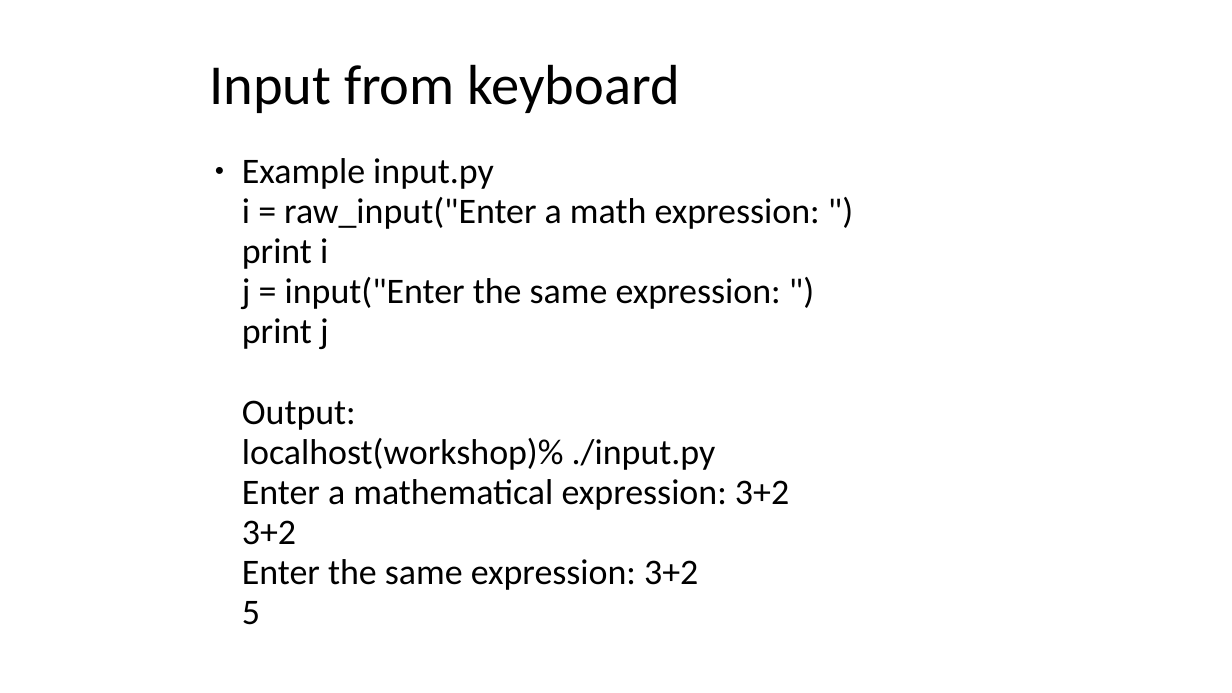
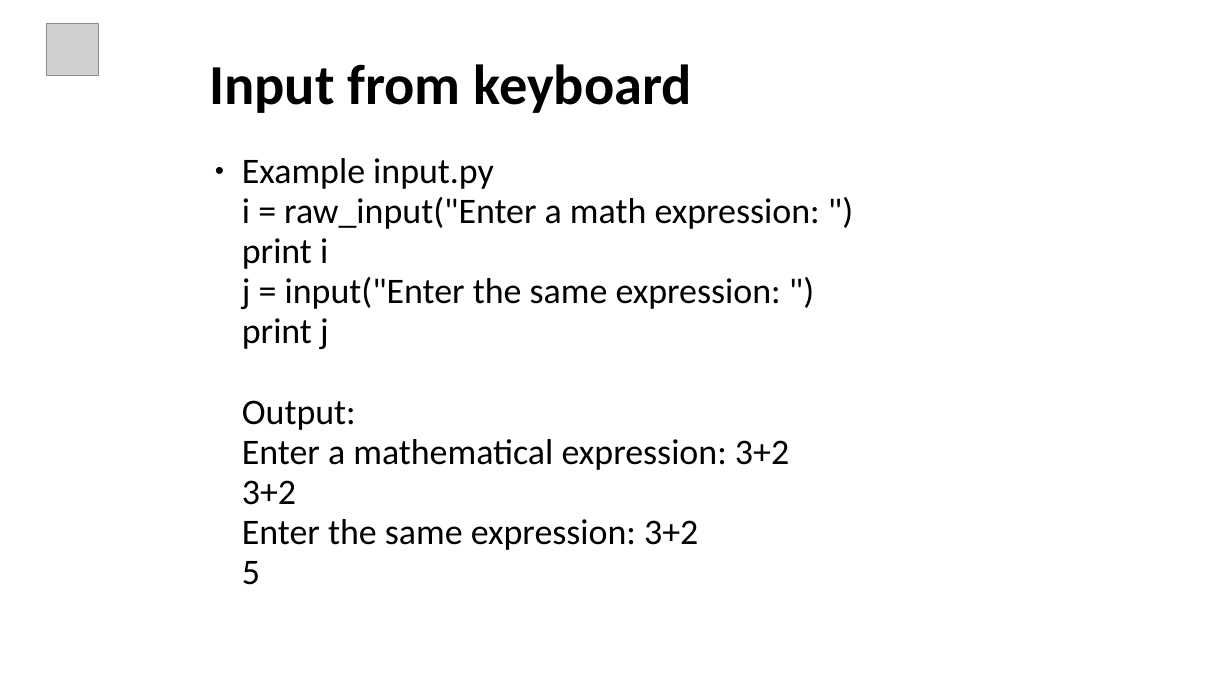
Before and after one commit to ankitagrawal579/Python, a slide deck: slide 30 of Python Ppt.pptx (slide 27 before the commit). Drawn at 1232x693 pixels with LibreOffice and Linux fonts; fonts in the diff are those of the drawing; grey boxes stand for pictures. Boxes give left, top, right and bottom in pixels: in the first picture for what was removed or moved away, otherwise in the second. Text is boxed around its words. In the diff, an @@ line names an element or a change of style, - is before the commit and + after.

```diff
--- a/Python Ppt.pptx
+++ b/Python Ppt.pptx
@@ picture added at (x1=46, y1=23, x2=98, y2=75) @@
@@ title "Input from keyboard" at (x1=209, y1=64, x2=692, y2=113): bold on @@
@@ text at (x1=242, y1=158, x2=820, y2=585): text changed @@
-● Example input.py
-  i = raw_input("Enter a math expression: ")
-  print i
-  j = input("Enter the same expression: ")
-  print j
-  Output:
-  localhost(workshop)% ./input.py
-  Enter a mathematical expression: 3+2
-  3+2
-  Enter the same expression: 3+2
-  5
+● Example input.py
+  i = raw_input("Enter a math expression: ")
+  print i
+  j = input("Enter the same expression: ")
+  print j
+  Output:
+  Enter a mathematical expression: 3+2
+  3+2
+  Enter the same expression: 3+2
+  5
```
Also in this commit, not shown: 23 other slides changed, 20 slides added, 3 slides removed.
